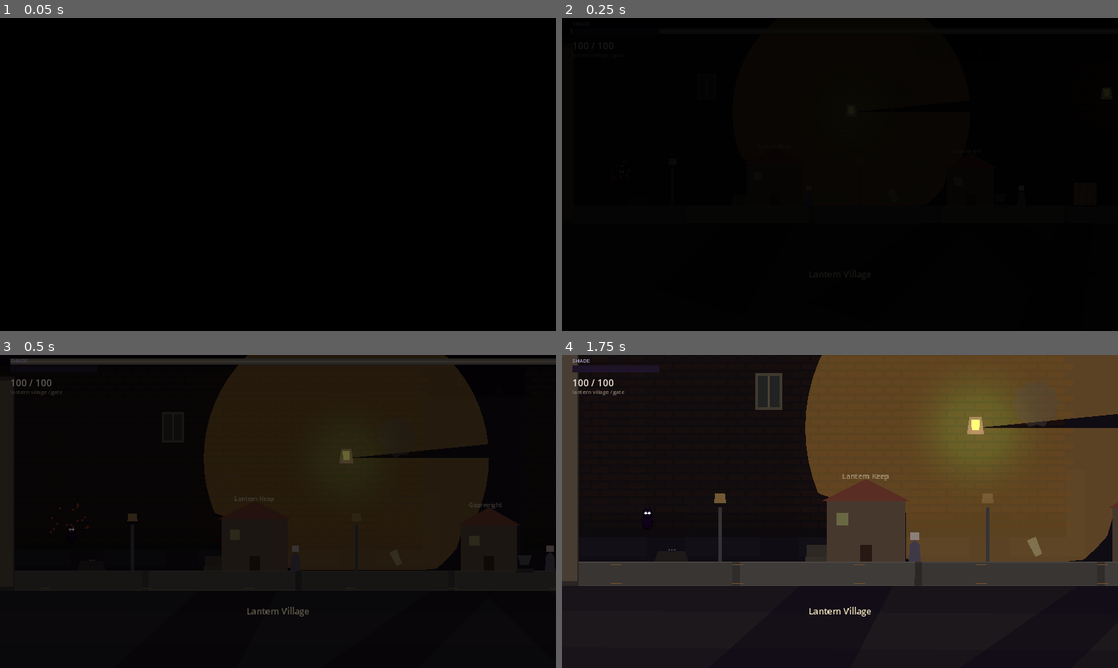
Above: before the commit, frames 1-4 (two rows, left to right).
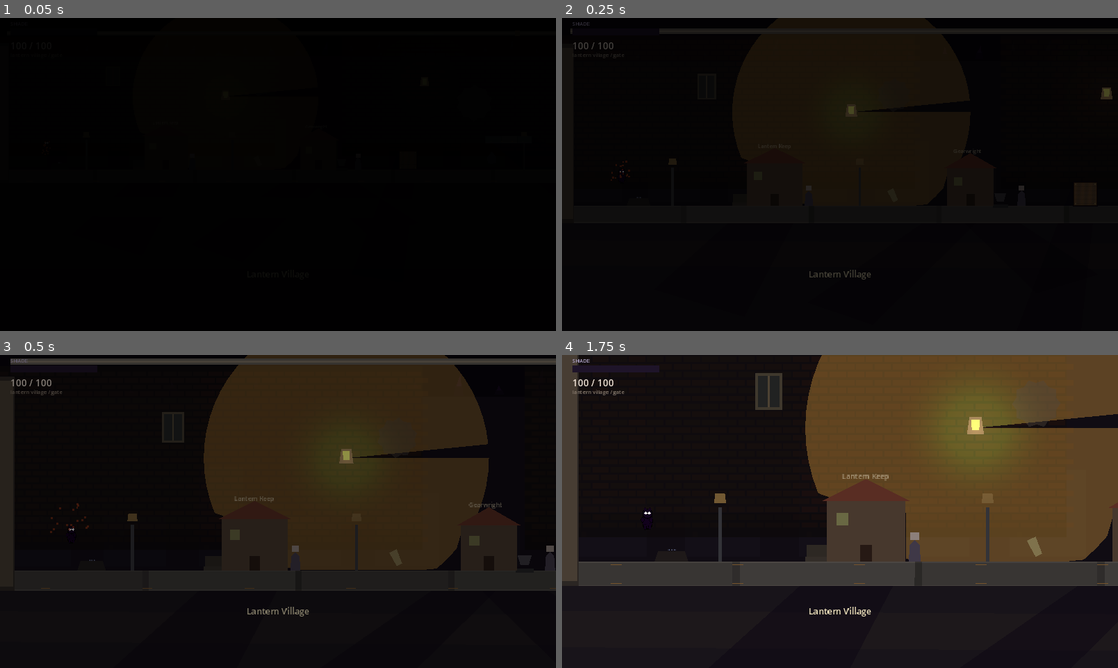
Above: after the commit, the same moments.

Repository: lukezhang2/Eclipseborn
Game: Godot game, scene res://scenes/rooms/LanternVillage.tscn
Two runs of this game, one before a commit and one after it. Both use one fixed random seed, a clock stepped at 60 frames per second and the inputs below. This scene is started directly instead of the project's main scene.
Inputs (mouse positions are in pixels of both pictures, inside the frame that each line leads up to):
- Up to frame 1 (0.05 s): no input
- Up to frame 2 (0.25 s): no input
- Up to frame 3 (0.5 s): no input
- Up to frame 4 (1.75 s): tap Enter at 0.5 s; move the mouse to (962, 495) at 0.52 s; hold D (move_right) 0.53-1.25 s; tap Delete at 0.6 s; click (962, 495) at 0.67 s; tap Space (jump) at 0.77 s; tap Backspace at 0.8 s; drag from (728, 527) to (912, 564) at 1.27 s

The runs differ from the first frame. In frame 2, 0.4% of the frame differs, in the area x 2-99%, y 1-84%; in frame 3, 0.3%; in frame 4, nothing differs.

Commit message:
Fix hatch black screen, gear floor collision, editor delete.
Why: hatch fade stayed on the root after scene change; gears fell through solids; delete was hard to find in the editor.
What changed: ZoneTransition owns the full out→change→in flow on root; CurrencyPickup is a CharacterBody2D vs floors; Delete tool + selected Delete button + Del/Backspace.
How verified: Godot --import clean; Web export rebuilt.

Co-authored-by: Cursor <cursoragent@cursor.com>

Diff:
--- a/scripts/editor/LevelEditor.gd
+++ b/scripts/editor/LevelEditor.gd
@@ -2,7 +2,7 @@
 ## Password-gated level designer: Background / Blocks / Lights, move + resize.
 
 
-enum Tool { SELECT, MOVE, RESIZE }
+enum Tool { SELECT, MOVE, RESIZE, DELETE }
 enum Tab { BACKGROUND, BLOCKS, LIGHTS }
 
 var zone_id: String = "cursed_cottage"
@@ -14,6 +14,8 @@
 var _cam: Camera2D
 var _hud: VBoxContainer
 var _status: Label
+var _delete_btn: Button
+var _selection_bar: HBoxContainer
 var _panning: bool = false
 var _pan_last: Vector2 = Vector2.ZERO
 
@@ -74,16 +76,24 @@
 	_add_toggle(tools, "Select", func() -> void: tool = Tool.SELECT)
 	_add_toggle(tools, "Move", func() -> void: tool = Tool.MOVE)
 	_add_toggle(tools, "Resize", func() -> void: tool = Tool.RESIZE)
+	_add_toggle(tools, "Delete", func() -> void: tool = Tool.DELETE)
 
 	_hud.add_child(_make_section("Palette"))
 	var add_btn := Button.new()
 	add_btn.text = "Add Piece"
 	add_btn.pressed.connect(_add_piece_for_tab)
 	_hud.add_child(add_btn)
-	var del_btn := Button.new()
-	del_btn.text = "Delete Selected"
-	del_btn.pressed.connect(_delete_selected)
-	_hud.add_child(del_btn)
+
+	_selection_bar = HBoxContainer.new()
+	_selection_bar.visible = false
+	_hud.add_child(_selection_bar)
+	var sel_label := Label.new()
+	sel_label.text = "Selected:"
+	_selection_bar.add_child(sel_label)
+	_delete_btn = Button.new()
+	_delete_btn.text = "Delete"
+	_delete_btn.pressed.connect(_delete_selected)
+	_selection_bar.add_child(_delete_btn)
 
 	var save_btn := Button.new()
 	save_btn.text = "Save (this browser only)"
@@ -111,7 +121,7 @@
 	_status = Label.new()
 	_status.autowrap_mode = TextServer.AUTOWRAP_WORD_SMART
 	_status.custom_minimum_size.x = 240
-	_status.text = "Editor works locally. Save is THIS browser only — other players will NOT see it. Copy Level JSON and paste it in chat / commit to data/levels/ to ship for everyone. MMB pan, wheel zoom."
+	_status.text = "Editor works locally. Tools: Select / Move / Resize / Delete. With a piece selected, press Delete (or Del/Backspace). MMB pan, wheel zoom. Save is THIS browser only."
 	_hud.add_child(_status)
 
 
@@ -185,9 +195,13 @@
 func _delete_selected() -> void:
 	if _selected == null:
 		return
-	_pieces.erase(_selected)
-	_selected.queue_free()
+	var doomed := _selected
 	_selected = null
+	_pieces.erase(doomed)
+	if is_instance_valid(doomed):
+		doomed.queue_free()
+	_update_selection_ui()
+	_status.text = "Deleted piece. %d remaining." % _pieces.size()
 
 
 func _select(piece: EditorPiece) -> void:
@@ -196,6 +210,14 @@
 	_selected = piece
 	if _selected:
 		_selected.set_selected(true)
+	_update_selection_ui()
+
+
+func _update_selection_ui() -> void:
+	if _selection_bar:
+		_selection_bar.visible = _selected != null
+	if _delete_btn:
+		_delete_btn.disabled = _selected == null
 
 
 func _build_data() -> Dictionary:
@@ -252,6 +274,13 @@
 
 
 func _unhandled_input(event: InputEvent) -> void:
+	if event is InputEventKey and event.pressed and not event.echo:
+		var key := event as InputEventKey
+		if key.keycode == KEY_DELETE or key.keycode == KEY_BACKSPACE:
+			if _selected:
+				_delete_selected()
+				get_viewport().set_input_as_handled()
+				return
 	if event is InputEventMouseButton:
 		var mb := event as InputEventMouseButton
 		if mb.button_index == MOUSE_BUTTON_MIDDLE:
@@ -269,7 +298,7 @@
 			if mb.pressed:
 				_on_click(world)
 			else:
-				if _selected:
+				if _selected and tool != Tool.DELETE:
 					_selected.end_interact()
 	elif event is InputEventMouseMotion:
 		var mm := event as InputEventMouseMotion
@@ -278,7 +307,7 @@
 			_pan_last = mm.position
 			_cam.position -= delta / _cam.zoom
 			return
-		if _selected == null:
+		if _selected == null or tool == Tool.DELETE:
 			return
 		var world := _screen_to_world(mm.position)
 		if tool == Tool.MOVE or (_selected._dragging):
@@ -304,6 +333,10 @@
 	for i in range(_pieces.size() - 1, -1, -1):
 		var p := _pieces[i]
 		if p.contains_point(p.to_local(world)):
+			if tool == Tool.DELETE:
+				_select(p)
+				_delete_selected()
+				return
 			_select(p)
 			if tool == Tool.MOVE or tool == Tool.SELECT:
 				p.begin_drag(world)
--- a/scripts/ui/ZoneTransition.gd
+++ b/scripts/ui/ZoneTransition.gd
@@ -1,33 +1,56 @@
 extends CanvasLayer
-## Gear-swirl fade used when leaving the cottage hatch into Lantern Village.
+class_name ZoneTransition
+## Gear-swirl fade. Lives on the tree root so the coroutine survives scene changes.
+
+
+const FX_NAME := "ZoneTransitionFX"
 
 
 func _ready() -> void:
-	layer = 30
+	layer = 100
 	process_mode = Node.PROCESS_MODE_ALWAYS
 
 
+## Owned by this node (root child) so awaits survive change_scene_to_file.
+func begin_scene_change(scene_path: String) -> void:
+	name = FX_NAME
+	await play_out()
+	var tree := get_tree()
+	if tree == null:
+		return
+	tree.change_scene_to_file(scene_path)
+	# Wait until the new scene is in the tree before fading in.
+	await tree.process_frame
+	await tree.process_frame
+	await play_in()
+
+
 func play_out() -> void:
+	_clear_children()
 	var dim := ColorRect.new()
+	dim.name = "Dim"
 	dim.color = Color(0, 0, 0, 0)
 	dim.set_anchors_preset(Control.PRESET_FULL_RECT)
+	dim.mouse_filter = Control.MOUSE_FILTER_IGNORE
 	add_child(dim)
 	var label := Label.new()
 	label.text = "Into Lantern Village…"
 	label.horizontal_alignment = HORIZONTAL_ALIGNMENT_CENTER
 	label.set_anchors_preset(Control.PRESET_CENTER)
-	label.offset_left = -200
-	label.offset_right = 200
-	label.offset_top = -20
-	label.offset_bottom = 20
+	label.offset_left = -220
+	label.offset_right = 220
+	label.offset_top = -24
+	label.offset_bottom = 24
 	label.add_theme_font_size_override("font_size", 22)
-	label.add_theme_color_override("font_color", Color(0.9, 0.85, 0.7, 0))
+	label.add_theme_color_override("font_color", Color(0.9, 0.85, 0.7, 1))
+	label.modulate.a = 0.0
 	add_child(label)
 	var gear := Node2D.new()
 	gear.position = Vector2(640, 360)
 	add_child(gear)
 	var ring := Polygon2D.new()
-	ring.color = Color(0.55, 0.45, 0.25, 0)
+	ring.color = Color(0.55, 0.45, 0.25, 1)
+	ring.modulate.a = 0.0
 	var pts := PackedVector2Array()
 	for i in 16:
 		var a := TAU * float(i) / 16.0
@@ -36,19 +59,42 @@
 	gear.add_child(ring)
 	var tw := create_tween()
 	tw.set_parallel(true)
-	tw.tween_property(dim, "color:a", 1.0, 0.85)
-	tw.tween_property(label, "modulate:a", 1.0, 0.5)
+	tw.tween_property(dim, "color:a", 1.0, 0.7)
+	tw.tween_property(label, "modulate:a", 1.0, 0.45)
 	tw.tween_property(ring, "modulate:a", 1.0, 0.4)
-	tw.tween_property(gear, "rotation_degrees", 360.0, 0.9)
+	tw.tween_property(gear, "rotation_degrees", 360.0, 0.75)
 	await tw.finished
 
 
 func play_in() -> void:
-	var dim := ColorRect.new()
-	dim.color = Color(0, 0, 0, 1)
-	dim.set_anchors_preset(Control.PRESET_FULL_RECT)
-	add_child(dim)
+	var dim := get_node_or_null("Dim") as ColorRect
+	if dim == null:
+		dim = ColorRect.new()
+		dim.name = "Dim"
+		dim.color = Color(0, 0, 0, 1)
+		dim.set_anchors_preset(Control.PRESET_FULL_RECT)
+		dim.mouse_filter = Control.MOUSE_FILTER_IGNORE
+		add_child(dim)
+	else:
+		dim.color.a = 1.0
+	# Hide chrome so only the black fades out over the new scene.
+	for c in get_children():
+		if c != dim and c is CanvasItem:
+			(c as CanvasItem).visible = false
 	var tw := create_tween()
-	tw.tween_property(dim, "color:a", 0.0, 0.7)
+	tw.tween_property(dim, "color:a", 0.0, 0.65)
 	await tw.finished
 	queue_free()
+
+
+func _clear_children() -> void:
+	for c in get_children():
+		c.queue_free()
+
+
+static func clear_stale(tree: SceneTree) -> void:
+	if tree == null or tree.root == null:
+		return
+	var stale := tree.root.get_node_or_null(FX_NAME)
+	if stale:
+		stale.queue_free()
--- a/scripts/world/BreakableHatch.gd
+++ b/scripts/world/BreakableHatch.gd
@@ -117,13 +117,16 @@
 
 
 func _begin_transition() -> void:
+	## Transition node lives on the root so its await survives this scene unloading.
 	GameState.set_paused(false)
 	GameState.current_zone_id = "lantern_village"
 	GameState.last_position = spawn_in_next
 	GameState.checkpoint_position = spawn_in_next
 	GameState.needs_intro_cutscene = false
 	SaveManager.autosave()
-	var fx := preload("res://scripts/ui/ZoneTransition.gd").new()
-	get_tree().root.add_child(fx)
-	await fx.play_out()
-	get_tree().change_scene_to_file(next_scene)
+	var tree := get_tree()
+	ZoneTransition.clear_stale(tree)
+	var fx := ZoneTransition.new()
+	tree.root.add_child(fx)
+	# Do not await here — this hatch is freed with the cottage scene.
+	fx.begin_scene_change(next_scene)
--- a/scripts/world/BreakableProp.gd
+++ b/scripts/world/BreakableProp.gd
@@ -102,9 +102,10 @@
 	# Spawn silver gears with a little pop.
 	for i in currency_drops:
 		var gear := CurrencyPickup.new()
-		gear.global_position = global_position + Vector2(randf_range(-6, 6), -8)
-		gear.pop_velocity = Vector2(randf_range(-80, 80), randf_range(-220, -120))
+		gear.pop_velocity = Vector2(randf_range(-110, 110), randf_range(-260, -140))
 		get_parent().add_child(gear)
+		gear.global_position = global_position + Vector2(randf_range(-6, 6), -10)
+		gear.velocity = gear.pop_velocity
 	# Shatter fade
 	if _glow:
 		_glow.visible = false
--- a/scripts/world/CurrencyPickup.gd
+++ b/scripts/world/CurrencyPickup.gd
@@ -1,32 +1,55 @@
-extends Area2D
+extends CharacterBody2D
 class_name CurrencyPickup
-## Silver gear pickup. Spreads for a moment before it can be collected.
+## Silver gear pickup. Spreads, bounces on floors/walls, then can be collected.
 
 const PICKUP_RADIUS := 52.0
 const MAGNET_RADIUS := 90.0
 const VALUE := 1
 const PICKUP_DELAY := 1.0
+const BODY_RADIUS := 8.0
 
 var pop_velocity: Vector2 = Vector2.ZERO
 var _spin: float = 0.0
 var _visual: Node2D
 var _age: float = 0.0
 var _can_pickup: bool = false
+var _pickup_area: Area2D
 
 
 func _ready() -> void:
+	# Solid vs world geometry; not on a layer the player walks into.
 	collision_layer = 0
-	collision_mask = 2
-	monitoring = true
-	monitorable = false
+	collision_mask = 1
+	up_direction = Vector2.UP
+	floor_stop_on_slope = true
+	_build_body()
+	_build_visual()
+	_build_pickup_area()
+	velocity = pop_velocity
+	add_to_group("currency")
+
+
+func _build_body() -> void:
+	var cs := CollisionShape2D.new()
+	var circle := CircleShape2D.new()
+	circle.radius = BODY_RADIUS
+	cs.shape = circle
+	add_child(cs)
+
+
+func _build_pickup_area() -> void:
+	_pickup_area = Area2D.new()
+	_pickup_area.collision_layer = 0
+	_pickup_area.collision_mask = 2
+	_pickup_area.monitoring = true
+	_pickup_area.monitorable = false
 	var cs := CollisionShape2D.new()
 	var circle := CircleShape2D.new()
 	circle.radius = PICKUP_RADIUS
 	cs.shape = circle
-	add_child(cs)
-	_build_visual()
-	body_entered.connect(_on_body)
-	add_to_group("currency")
+	_pickup_area.add_child(cs)
+	_pickup_area.body_entered.connect(_on_body)
+	add_child(_pickup_area)
 
 
 func _build_visual() -> void:
@@ -57,15 +80,24 @@
 	if _visual:
 		_visual.rotation = _spin
 		_visual.modulate.a = 0.55 + 0.45 * clampf(_age / PICKUP_DELAY, 0.0, 1.0)
+
 	if not _can_pickup:
-		pop_velocity.y += 900.0 * delta
-		pop_velocity.x = move_toward(pop_velocity.x, 0.0, 40.0 * delta)
-		position += pop_velocity * delta
+		velocity.y += 980.0 * delta
+		move_and_slide()
+		if is_on_floor():
+			velocity.y = 0.0
+			velocity.x *= 0.82
+			if absf(velocity.x) < 12.0:
+				velocity.x = 0.0
+		if is_on_wall():
+			velocity.x *= -0.55
+		_clamp_to_map()
 		if _age >= PICKUP_DELAY:
 			_can_pickup = true
-			pop_velocity = Vector2.ZERO
+			velocity = Vector2.ZERO
 		return
 
+	_clamp_to_map()
 	var player = GameState.player
 	if player == null or not is_instance_valid(player):
 		return
@@ -75,7 +107,19 @@
 		_collect()
 		return
 	if dist <= MAGNET_RADIUS:
+		# Magnet phase — no world collision so it can float to the player.
 		global_position += to_p.normalized() * 220.0 * delta
+
+
+func _clamp_to_map() -> void:
+	var min_x := GameState.map_min_x + BODY_RADIUS
+	var max_x := GameState.map_max_x - BODY_RADIUS
+	if global_position.x < min_x:
+		global_position.x = min_x
+		velocity.x = absf(velocity.x) * 0.5
+	elif global_position.x > max_x:
+		global_position.x = max_x
+		velocity.x = -absf(velocity.x) * 0.5
 
 
 func _on_body(body: Node) -> void:
--- a/scripts/world/LanternVillage.gd
+++ b/scripts/world/LanternVillage.gd
@@ -75,11 +75,7 @@
 	LevelCommon.configure_camera(player, ROOF_TOP, FLOOR_CENTER + FLOOR_H * 0.5 + 40.0, GameState.map_min_x, GameState.map_max_x)
 	GameState.enter_room("lantern_village", "gate")
 	SaveManager.autosave()
-
-	# Fade in after hatch transition (black screen → village).
-	var fx := preload("res://scripts/ui/ZoneTransition.gd").new()
-	add_child(fx)
-	fx.play_in()
+	# Hatch transition owns fade-in on the root FX. Direct loads need no overlay.
 
 
 func _resolve_spawn() -> Vector2:
Not shown, changed: index.html
Not shown, changed: index.pck
